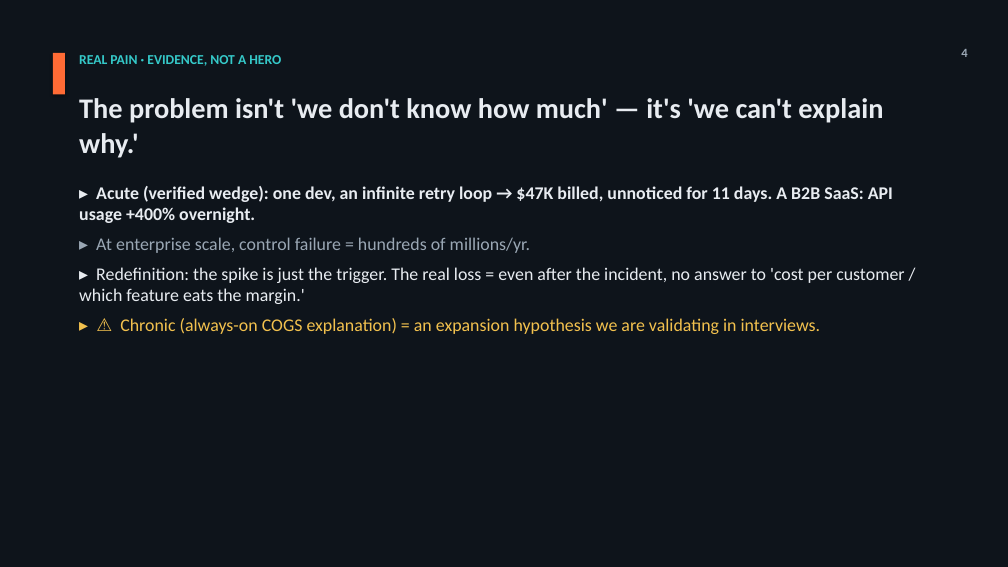
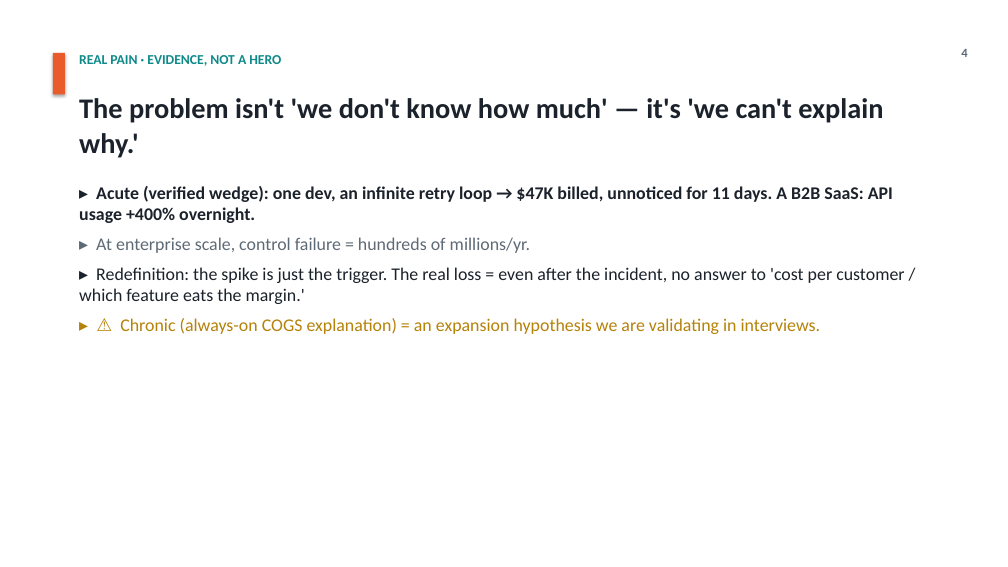
Before and after one commit to jmormalik/WTIA_AI_Cost_Gov, a slide deck: slide 4 of deliverables/Pitch_Deck_VersionA_Market-Shift_EN.pptx. Drawn at 1008x567 pixels with LibreOffice and Linux fonts; fonts in the diff are those of the drawing. Boxes give left, top, right and bottom in pixels: in the first picture for what was removed or moved away, otherwise in the second. Text is boxed around its words. In the diff, an @@ line names an element or a change of style, - is before the commit and + after.

```diff
--- a/deliverables/Pitch_Deck_VersionA_Market-Shift_EN.pptx
+++ b/deliverables/Pitch_Deck_VersionA_Market-Shift_EN.pptx
@@ background #0E141B to #FFFFFF @@
@@ rectangle at [53,53,65,95]: fill #FF6B35 to #EA5B2B @@
@@ text "REAL PAIN · EVIDENCE, NOT ..." at [79,55,281,66]: text colour #35C9C9 to #0E8A8A @@
@@ text "4" at [961,49,967,57]: text colour #9AA7B4 to #5E6A76 @@
@@ text "The problem isn't 'we don't ..." at [79,98,883,158]: text colour #E8ECF1 to #1B222B @@
@@ text "▸ Acute (verified wedge): one ..." at [79,186,904,334]: text colour #E8ECF1 to #1B222B in "▸ Acute (verified wedge): one dev, an ...", "▸ Redefinition: the spike is just the ..."; text colour #9AA7B4 to #5E6A76 in "▸ At enterprise scale, control failure = ..."; text colour #F2C14E to #B5820A in "▸ ⚠ Chronic (always-on COGS explanation) = ..." @@
```
Also in this commit, not shown: 16 other slides changed, 2 other files.
